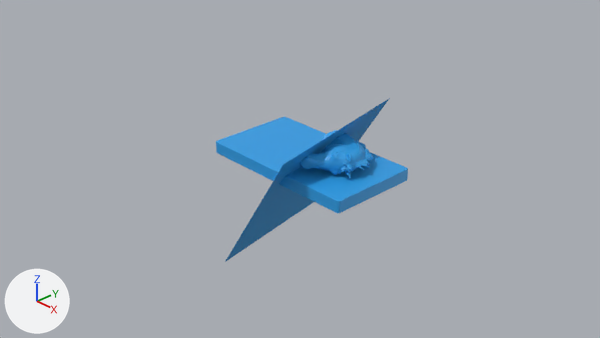
An edit to the Blender file blend/horse.blend, drawn before and after from the same camera.
One viewpoint serves both versions: the file's camera 'Camera'. Every picture has the same lights, and +X, +Y and +Z are marked at lower left.

The scene before the commit, as lines of its bpy script (objects in view):
```python
mat_material_006 = principled_material('Material.006')
mat_material_006.base_color = (0.0242, 0.347, 0.799)  # blue #2b9fe7
mat_material_007 = principled_material('Material.007')
mat_material_007.base_color = (0.0242, 0.347, 0.799)  # blue #2b9fe7
mat_material_008 = principled_material('Material.008')
mat_material_008.base_color = (0.0242, 0.347, 0.799)  # blue #2b9fe7
me_cube = bpy.data.meshes.new('Cube')
me_cube.from_pydata(...)  # 488 vertices, 486 faces; spans x -1.0..1.0, y -1.0..1.0, z -1.0..1.0
me_cube.materials.append(mat_material_006)  # blue #2b9fe7
me_horse_head_light = bpy.data.meshes.new('Horse head light')
me_horse_head_light.from_pydata(...)  # 5711 vertices, 11418 faces; spans x -0.96..0.96, y -2.53..1.74, z -3.35..2.41
me_horse_head_light.materials.append(mat_material_008)  # blue #2b9fe7
me_plane_002 = bpy.data.meshes.new('Plane.002')
me_plane_002.from_pydata(...)  # 1024 vertices, 961 faces; spans x -1.0..1.0, y -1.0..1.0, z 0.0
me_plane_002.materials.append(mat_material_007)  # blue #2b9fe7
ob_cube = bpy.data.objects.new('Cube', me_cube)
ob_cube.location = (0.187, -0.008, 0.136)
ob_cube.scale = (1.18, 0.644, 0.0854)
ob_horse_head_light = bpy.data.objects.new('Horse head light', me_horse_head_light)
ob_horse_head_light.location = (0.858, -0.061, 0.392)
ob_horse_head_light.rotation_euler = (1.571, 1.571, 0.0)  # degrees (90, 90, 0)
ob_horse_head_light.scale = (0.178, 0.178, 0.178)
ob_plane = bpy.data.objects.new('Plane', me_plane_002)
ob_plane.location = (-0.163, 0.202, -0.452)
ob_plane.rotation_euler = (-0.291, 0.916, 2.909)  # degrees (-17, 52, 167)
ob_plane.scale = (1.52, 0.962, 1.52)
```
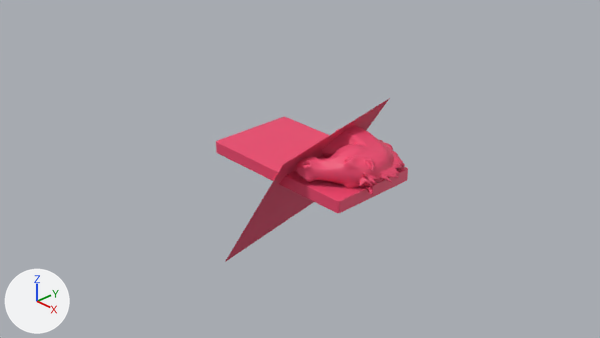
The newer file is also rescaled (x1.441), turned or shifted as a whole; pictures and numbers use the older file's frame.

Edits to the bpy script that builds the scene:
```text
Change mat_material_006:
    mat_material_006.base_color: (0.0242, 0.347, 0.799) -> (0.863, 0.063, 0.159)  # blue #2b9fe7 -> red #ef476f
Change mat_material_008:
    mat_material_008.base_color: (0.0242, 0.347, 0.799) -> (0.863, 0.063, 0.159)  # blue #2b9fe7 -> red #ef476f
Change mat_material_007:
    mat_material_007.base_color: (0.0242, 0.347, 0.799) -> (0.863, 0.063, 0.159)  # blue #2b9fe7 -> red #ef476f
Change ob_horse_head_light:
    ob_horse_head_light.location: (0.858, -0.061, 0.392) -> (1.17, -0.061, 0.392)
    ob_horse_head_light.scale: (0.178, 0.178, 0.178) -> (0.254, 0.254, 0.254)
```

Location of each change, [x1, y1, x2, y2] in pixels of the pictures (600 x 338 px):
'Cube', recoloured (blue to red): [216, 117, 408, 213] in both
'Horse head light', recoloured, moved, rescaled (45% wider, 43% taller): before [299, 130, 374, 178]; after [296, 126, 405, 195]
'Plane', recoloured (blue to red): [225, 99, 389, 262] in both
